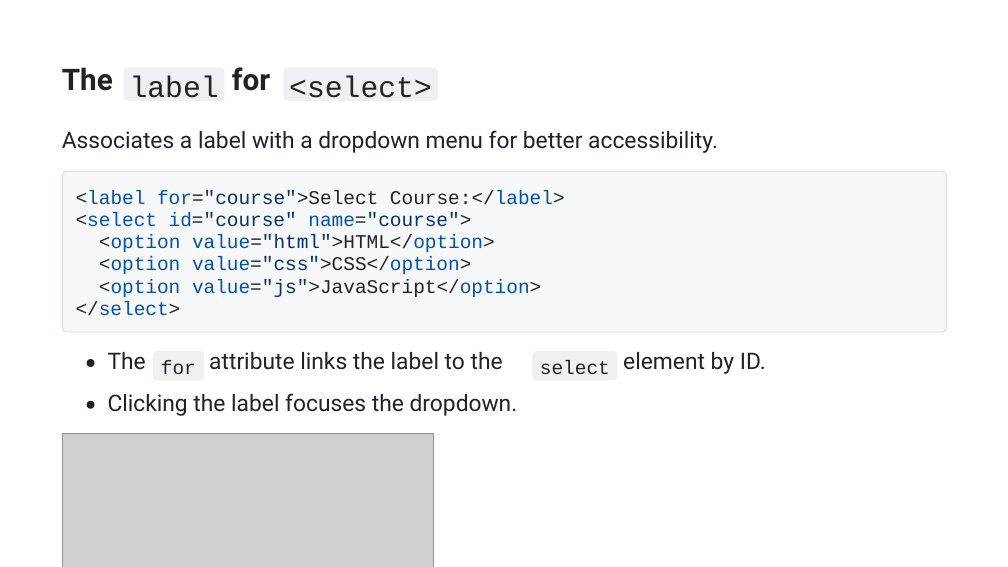
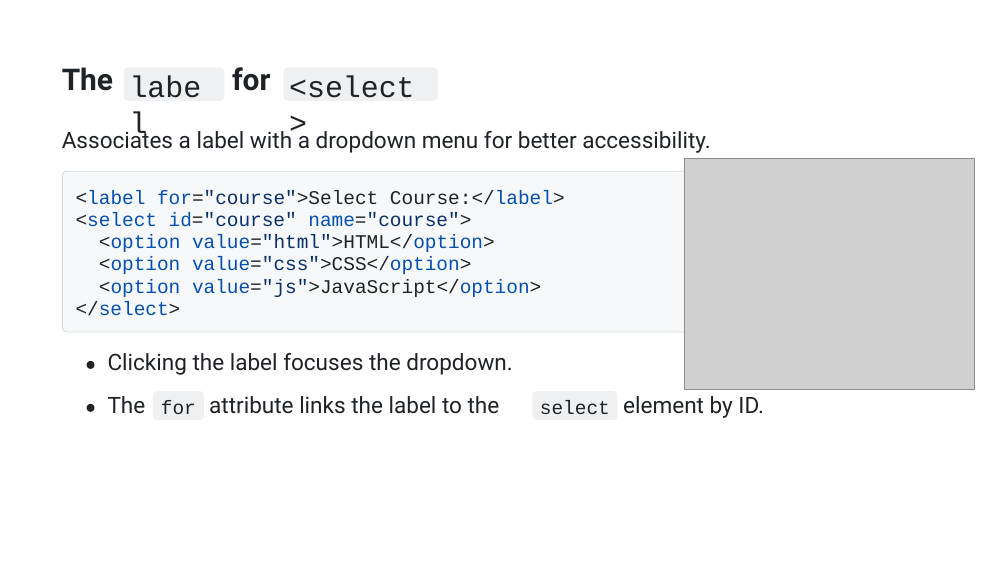
Before and after one commit to AhmedOsman101/Obsidian, a slide deck: slide 34 of src/College/yearTwo/firstTerm/WebDevelopment/tasks/presentation.pptx (slide 37 before the commit). Drawn at 1008x567 pixels with LibreOffice and Linux fonts; fonts in the diff are those of the drawing; grey boxes stand for pictures. Boxes give left, top, right and bottom in pixels: in the first picture for what was removed or moved away, otherwise in the second. Text is boxed around its words. In the diff, an @@ line names an element or a change of style, - is before the commit and + after.

```diff
--- a/src/College/yearTwo/firstTerm/WebDevelopment/tasks/presentation.pptx
+++ b/src/College/yearTwo/firstTerm/WebDevelopment/tasks/presentation.pptx
@@ text "label" at (197, 131, 245, 149): size 28.3 to 28.5 pt @@
@@ text "<select>" at (289, 75, 414, 98): size 28.3 to 28.5 pt @@
@@ picture: place and size @@
-picture at (62, 433, 433, 567)
+picture at (685, 158, 975, 389)
@@ text "Clicking the label focuses the ...": place and size @@
-text "Clicking the label focuses the ..." at (108, 393, 518, 416)
+text "Clicking the label focuses the ..." at (108, 353, 512, 375)
@@ freeform shape at (87, 361, 95, 368): outline redrawn @@
@@ freeform shape at (87, 404, 95, 411): outline redrawn @@
@@ 2 texts, 2 freeform shapes: place and size @@
-2 texts, 2 freeform shapes at (153, 352, 618, 381)
+2 texts, 2 freeform shapes at (153, 391, 618, 420)
@@ size 21.7 to 21.5 pt in 5 elements at (62, 128, 710, 153), (108, 353, 512, 375), (108, 396, 146, 414), (209, 396, 500, 414), (623, 396, 764, 418) @@
@@ 3 texts: place and size @@
-3 texts at (108, 352, 766, 374)
+3 texts at (108, 396, 764, 418)
```
Also in this commit, not shown: 40 other slides changed, 1 slide added, 3 slides removed, 1 other file.
